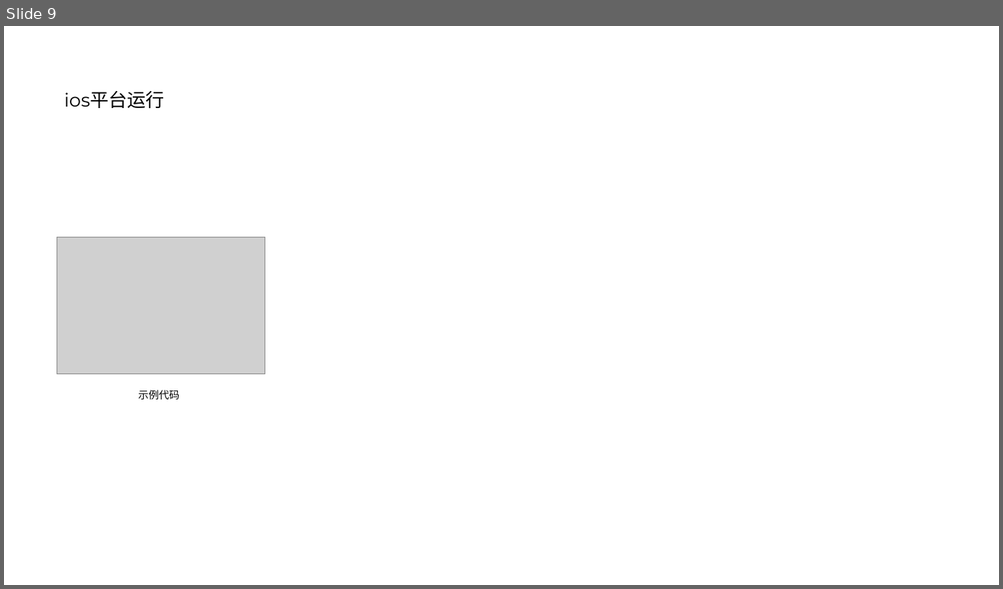
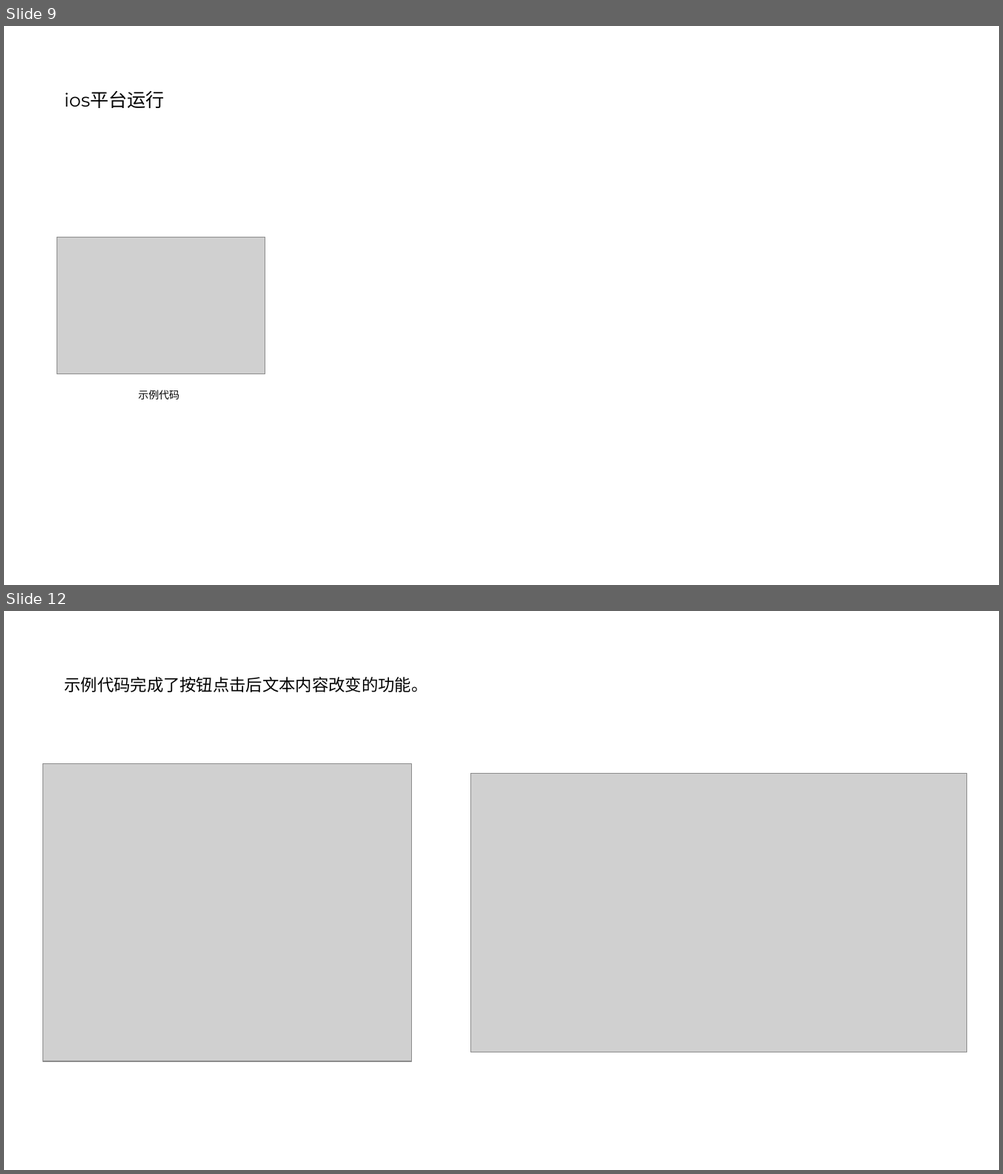
Before and after one commit to nosleepy/multiplatform_app, a slide deck: Kotlin跨平台开发实践.pptx. Shown one above the other, each under a label of ours: slide 9 before the commit, slides 9 and 12 after it; the slides between them are not shown. The pictures are 1003x589 and 1003x1174 pixels, drawn with LibreOffice and Linux fonts; fonts in the diff are those of the drawing; grey boxes stand for pictures. Boxes give left, top, right and bottom in pixels: in the first picture for what was removed or moved away, otherwise in the second. Text is boxed around its words. In the diff, an @@ line names an element or a change of style, - is before the commit and + after.

```diff
--- a/Kotlin跨平台开发实践.pptx
+++ b/Kotlin跨平台开发实践.pptx
@@ slide 12 added at (4, 611, 999, 1170), background #FFFFFF @@
@@ title added at (64, 677, 427, 692), 16 pt, text #000000 @@
+示例代码完成了按钮点击后文本内容改变的功能。
@@ picture added at (42, 764, 412, 1062) @@
@@ picture added at (470, 774, 967, 1053) @@
```
Also in this commit, not shown: 14 other slides added, 1 other file.
